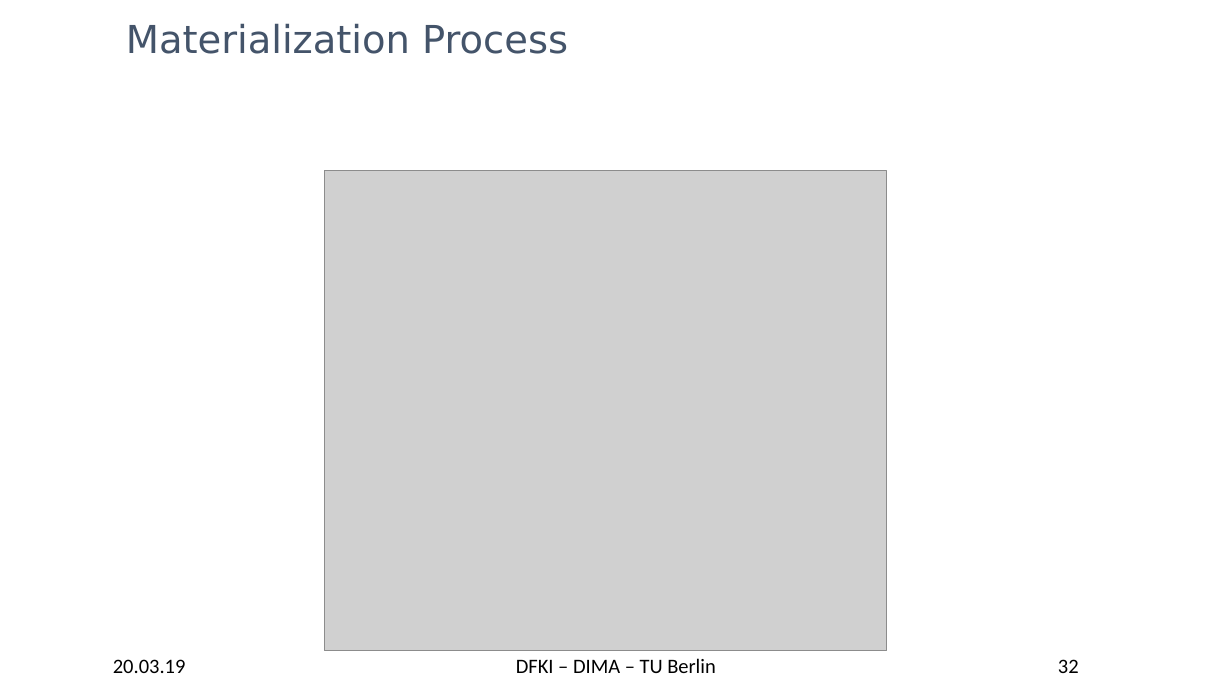
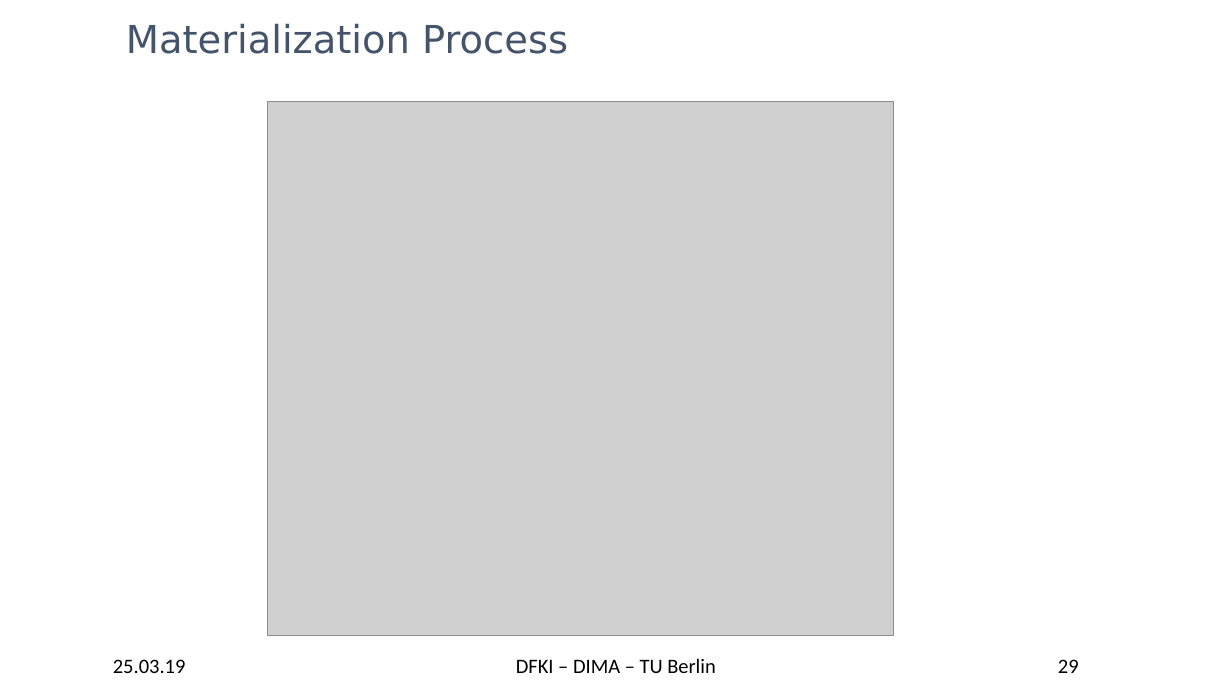
Before and after one commit to TU-Berlin-DIMA/continuous-pipeline-deployment, a slide deck: slide 29 of slides/edbt-2019/edbt-2019.pptx (slide 32 before the commit). Drawn at 1232x693 pixels with LibreOffice and Linux fonts; fonts in the diff are those of the drawing; grey boxes stand for pictures; background and template pictures are left out. Boxes give left, top, right and bottom in pixels: in the first picture for what was removed or moved away, otherwise in the second. Text is boxed around its words. In the diff, an @@ line names an element or a change of style, - is before the commit and + after.

```diff
--- a/slides/edbt-2019/edbt-2019.pptx
+++ b/slides/edbt-2019/edbt-2019.pptx
@@ picture: place and size @@
-picture at bbox=[324, 171, 887, 652]
+picture at bbox=[268, 102, 894, 636]
@@ text at bbox=[113, 659, 186, 673]: text changed @@
-20.03.19
+25.03.19
@@ page number at bbox=[1058, 659, 1079, 673]: text changed @@
-32
+29
```
Also in this commit, not shown: 16 other slides changed, 12 slides added, 18 slides removed, 24 other files.
